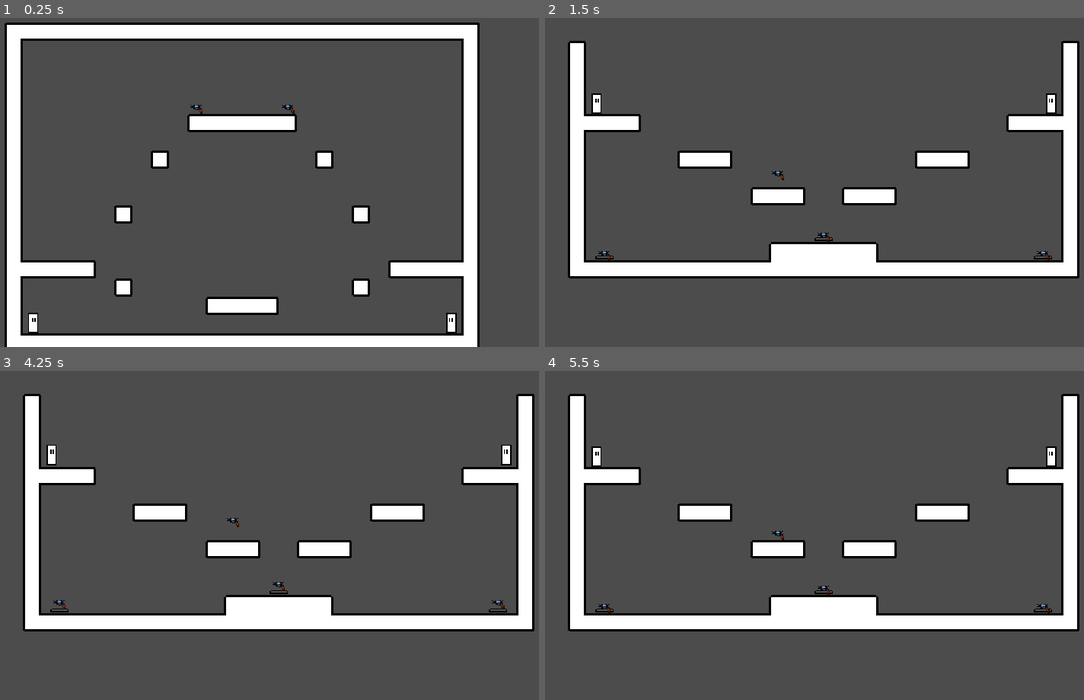
Above: before the commit, frames 1-4 (two rows, left to right).
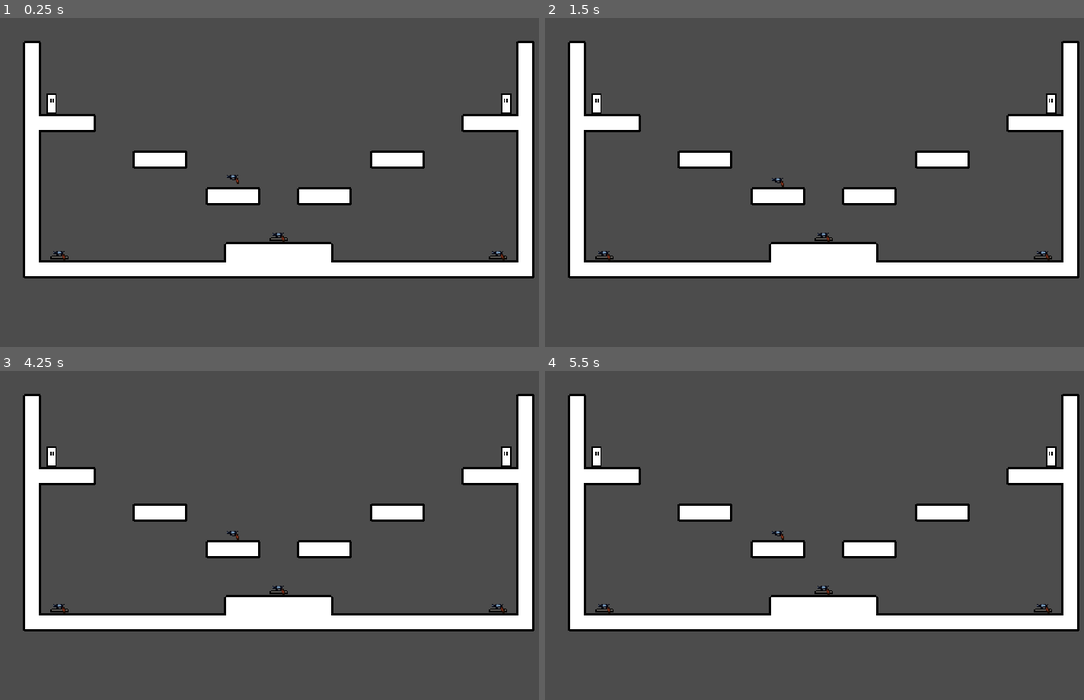
Above: after the commit, the same moments.

Repository: Cuber01/saturday-night-special
Game: Godot game, scene res://scenes/Match.tscn
Same seed, same stepped clock (60 frames per second), same inputs: the game is played once before the commit and once after it. Before the commit the project starts from res://scenes/Main.tscn.
Inputs:
- Up to frame 1 (0.25 s): no input
- Up to frame 2 (1.5 s): tap Enter at 0.5 s; tap Space (debug_button) at 1.25 s
- Up to frame 3 (4.25 s): tap Enter at 2, 3.5 s; tap Space (debug_button) at 2.75, 4.15 s
- Up to frame 4 (5.5 s): tap Space (debug_button) at 5 s

The runs differ from the first frame. In frame 1, 30% of the frame differs, in the area x 0-100%, y 1-100%; in frame 2, less than 0.1%; in frame 3, 0.3%; in frame 4, nothing differs.

Commit message:
started working on a match manager

Diff:
--- a/project.godot
+++ b/project.godot
@@ -14,6 +14,11 @@
 "language": "GDScript",
 "path": "res://src/Bullet.gd"
 }, {
+"base": "Node2D",
+"class": "LevelManager",
+"language": "GDScript",
+"path": "res://src/LevelManager.gd"
+}, {
 "base": "KinematicBody2D",
 "class": "PickupableObject",
 "language": "GDScript",
@@ -31,6 +36,7 @@
 } ]
 _global_script_class_icons={
 "Bullet": "",
+"LevelManager": "",
 "PickupableObject": "",
 "Player": "",
 "Trail": ""
@@ -39,7 +45,7 @@
 [application]
 
 config/name="Multiplayer Game"
-run/main_scene="res://scenes/Main.tscn"
+run/main_scene="res://scenes/Match.tscn"
 config/icon="res://assets/img/icon.png"
 
 [display]
--- a/scenes/Main.tscn
+++ /dev/null
@@ -1,6 +0,0 @@
-[gd_scene load_steps=2 format=2]
-
-[ext_resource path="res://src/LevelManager.gd" type="Script" id=5]
-
-[node name="Main" type="Node2D"]
-script = ExtResource( 5 )
--- /dev/null
+++ b/scenes/Match.tscn
@@ -0,0 +1,6 @@
+[gd_scene load_steps=2 format=2]
+
+[ext_resource path="res://src/MatchManager.gd" type="Script" id=1]
+
+[node name="Match" type="Node2D"]
+script = ExtResource( 1 )
--- a/src/LevelManager.gd
+++ b/src/LevelManager.gd
@@ -1,17 +1,19 @@
 extends Node2D
+class_name LevelManager
 
 var levels: Array
-var current_level
+var level_amount: int
 
-var rng = RandomNumberGenerator.new()
+var my_match: Object
+var current_level: Object
+
 const PATH = "res://scenes/levels/"
 
-var load_next_level: bool = true
+func _init(lm_match: Object) -> void:
+	my_match = lm_match
+	prepare_levels()
 
-func _ready() -> void:
-	load_levels()
-
-func load_levels() -> void:
+func prepare_levels() -> void:
 	var dir = Directory.new()
 	dir.open(PATH)
 	dir.list_dir_begin()
@@ -24,15 +26,7 @@
 			levels.append(load(PATH + filename))
 
 	dir.list_dir_end()
-
-func _process(delta) -> void:
-	if load_next_level:
-		load_level(rng.randi_range(0, levels.size()-1))
-		load_next_level = false
-
-	if Input.is_action_just_pressed("debug_button"):
-		load_next_level = true
-
+	level_amount = levels.size()
 
 func load_level(index: int) -> void:
 	var new_level = levels[index].instance()
@@ -41,4 +35,4 @@
 		remove_child(current_level)
 
 	current_level = new_level
-	add_child(new_level)
+	my_match.add_child(current_level)
--- /dev/null
+++ b/src/MatchManager.gd
@@ -0,0 +1,18 @@
+extends Node2D
+
+var rng: RandomNumberGenerator = RandomNumberGenerator.new()
+var level_manager: LevelManager
+
+var player_amount: int = 2
+var p1_score: int = 0
+var p2_score: int = 0
+var p3_score: int = 0
+var p4_score: int = 0
+
+func _ready():
+	rng.randomize()
+	level_manager = LevelManager.new(self)
+	level_manager.load_level(rng.randi_range(0, level_manager.level_amount - 1))
+
+func _on_player_died(player_index: int):
+	print(str(player_index))
--- a/src/PickupableObject.gd
+++ b/src/PickupableObject.gd
@@ -15,7 +15,7 @@
 var velocity: Vector2 = Vector2()
 
 # Pick up
-signal signal_pick_up
+signal sig_picked_up
 var picked_up: bool = false
 
 # Despawn
@@ -31,7 +31,7 @@
 # Remember: this doesn't get called automatically
 func init(pos: Vector2, spawner_mother: Object) -> void:
 	global_position = pos
-	connect("signal_pick_up", spawner_mother, "_on_weapon_picked_up")
+	connect("sig_picked_up", spawner_mother, "_on_weapon_picked_up")
 
 func _physics_process(delta) -> void:
 	if not picked_up:
@@ -64,7 +64,7 @@
 	$PickupZone.get_node("PickupZoneShape").disabled = true
 	flip_direction(player_dir_right)
 	picked_up = true
-	emit_signal("signal_pick_up")
+	emit_signal("sig_picked_up")
 
 func _drop(throwVelocity: Vector2) -> void:
 	$Hitbox.disabled = false
--- a/src/Player.gd
+++ b/src/Player.gd
@@ -24,10 +24,15 @@
 # Pickup system vars
 var picked_object: PickupableObject = null
 
+signal sig_player_died(player_id)
+
 # We're preparing these for perforamance
 func _ready() -> void:
 	if not facing_right:
 		flip_direction(true)
+
+	var match_manager = get_parent().get_parent()
+	connect("sig_player_died", match_manager, "_on_player_died")
 
 	right_action = "right_p" + str(player_index)
 	left_action = "left_p" + str(player_index)
@@ -56,7 +61,7 @@
 # --------------------------- Movement
 
 func input_move() -> void:
-	var direction_x: int = 0
+	var direction_x: float = 0
 	direction_x = Input.get_action_strength(right_action) - Input.get_action_strength(left_action)
 
 	if direction_x < 0:
@@ -117,6 +122,7 @@
 # --------------------------- Callbacks
 
 func die():
+	emit_signal("sig_player_died", player_index)
 	queue_free()
 
 func _on_IsOnFloor_body_entered(_body):
--- a/src/WeaponSpawner.gd
+++ b/src/WeaponSpawner.gd
@@ -9,8 +9,6 @@
 
 onready var SpawnTimer = $SpawnTimer
 const SPAWN_DELAY: float = 5.0
-
-signal signal_pick_up
 
 func _ready():
 	match type:
Not shown, added: assets/img.zip
Not shown, changed: todo
